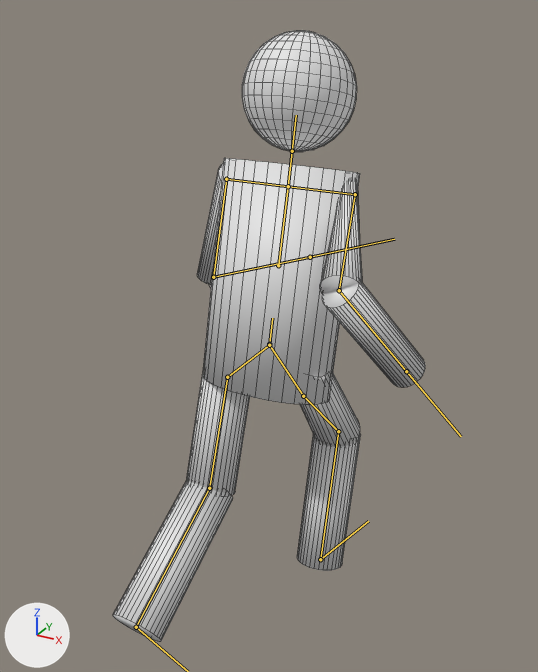
Two versions of the FBX model Content/Resources/Character02.fbx, one commit apart.
Camera for both pictures: a 50 mm camera at (0.473, -0.863, 0.899) aimed at (0.01, -0.021, 0.478). Lighting does not change. The marker at lower left points along +X, +Y and +Z. Both versions are drawn at frame 14 of the action 'Character|run'; the numbers are the values there. The bones that bend it are drawn over the model as lines. Mesh edges are drawn as thin lines.
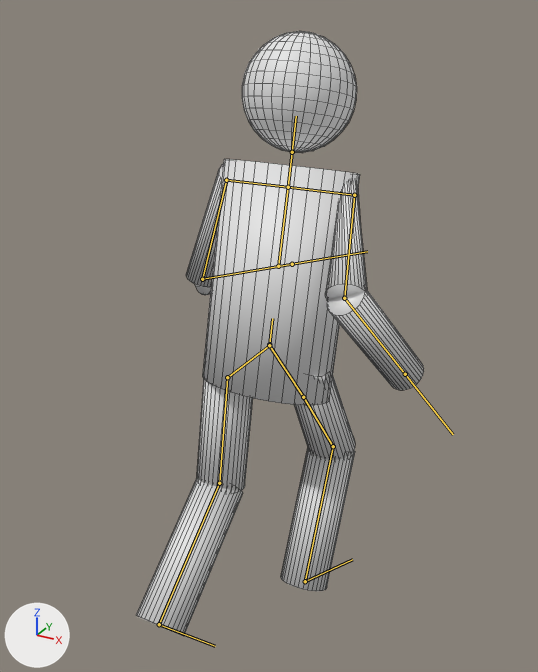
Pixel boxes (x1, y1, x2, y2) of what changed, in the pictures (538 x 672 px):
'mesh', posed (8% narrower)
    before: (113, 30, 425, 642)
    after: (136, 31, 424, 636)
bone 'upperarm_l', root to tip
    before: (226, 179) to (213, 277)
    after: (226, 180) to (202, 279)
bone 'upperarm_r', root to tip
    before: (355, 194) to (339, 290)
    after: (354, 195) to (344, 298)
bone 'lowerarm_r', root to tip
    before: (339, 290) to (406, 371)
    after: (344, 298) to (405, 374)
bone 'thigh_l', root to tip
    before: (227, 377) to (209, 488)
    after: (227, 377) to (219, 483)
bone 'thigh_r', root to tip
    before: (303, 396) to (338, 431)
    after: (303, 397) to (333, 446)
bone 'calf_r', root to tip
    before: (338, 431) to (320, 559)
    after: (333, 446) to (305, 581)

The edits, one by one:
Bone 'upperarm_l' (bone_upperarm_l) turns from (-26, 40, 59) to (-16, 35, 63) degrees about its own x, y and z.
Bone 'upperarm_r' (bone_upperarm_r) turns from (44, -8, -77) to (39, -10, -78) degrees about its own x, y and z.
Bone 'lowerarm_r' (bone_lowerarm_r) turns from (-95, 16, -17) to (-92, 16, -16) degrees about its own x, y and z.
Bone 'thigh_l' (bone_thigh_l) turns from (0, 0, 7) to (0, 0, -3) degrees about its own x, y and z.
Bone 'thigh_r' (bone_thigh_r) turns from (1, 0, 59) to (1, 0, 51) degrees about its own x, y and z.
Bone 'calf_r' (bone_calf_r) turns from (0, 0, -62) to (0, 0, -64) degrees about its own x, y and z.
